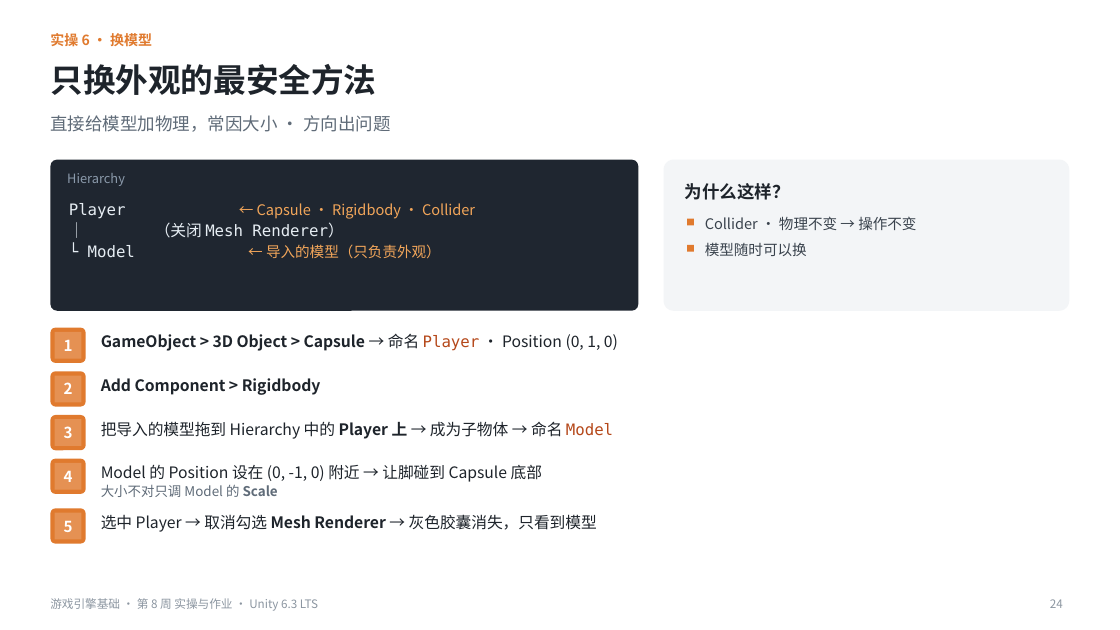
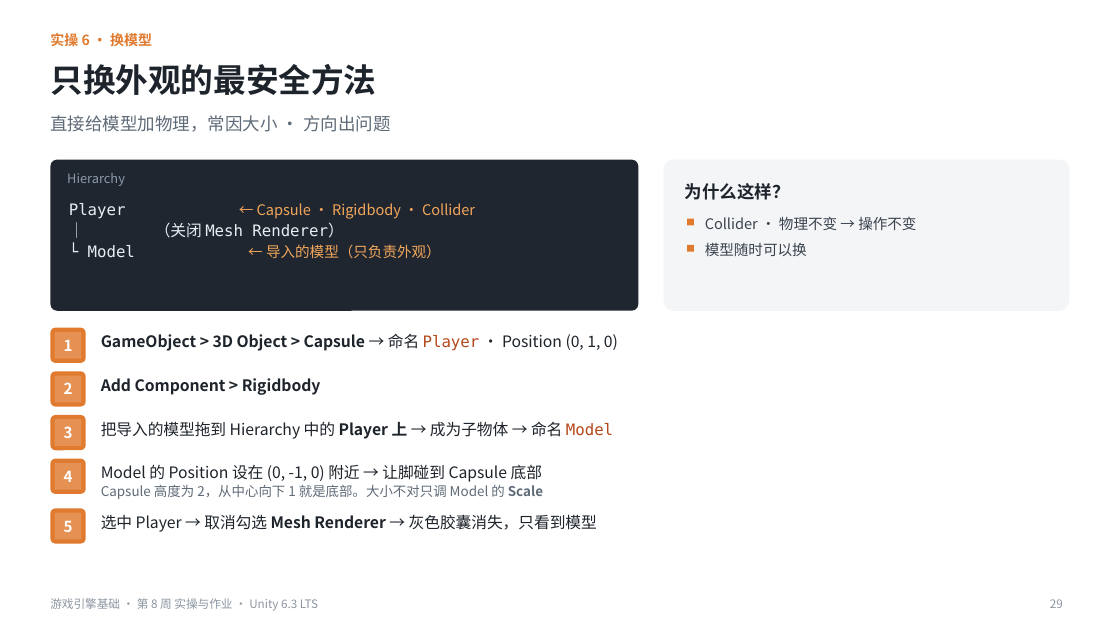
Before and after one commit to iplay-garden/game-engine-basics, a slide deck: slide 29 of 8주차/简体中文/游戏引擎基础_第8周_实操与作业指南_简体中文.pptx (slide 24 before the commit). Drawn at 1120x630 pixels with LibreOffice and Linux fonts; fonts in the diff are those of the drawing. Boxes give left, top, right and bottom in pixels: in the first picture for what was removed or moved away, otherwise in the second. Text is boxed around its words. In the diff, an @@ line names an element or a change of style, - is before the commit and + after.

```diff
--- a/8주차/简体中文/游戏引擎基础_第8周_实操与作业指南_简体中文.pptx
+++ b/8주차/简体中文/游戏引擎基础_第8周_实操与作业指南_简体中文.pptx
@@ text at box(101, 485, 543, 499): text changed @@
-大小不对只调 Model 的 Scale
+Capsule 高度为 2，从中心向下 1 就是底部。大小不对只调 Model 的 Scale
@@ page number at box(1050, 599, 1063, 608): text changed @@
-24
+29
```
Also in this commit, not shown: 1 other slide changed, 6 slides added, 3 other files.
